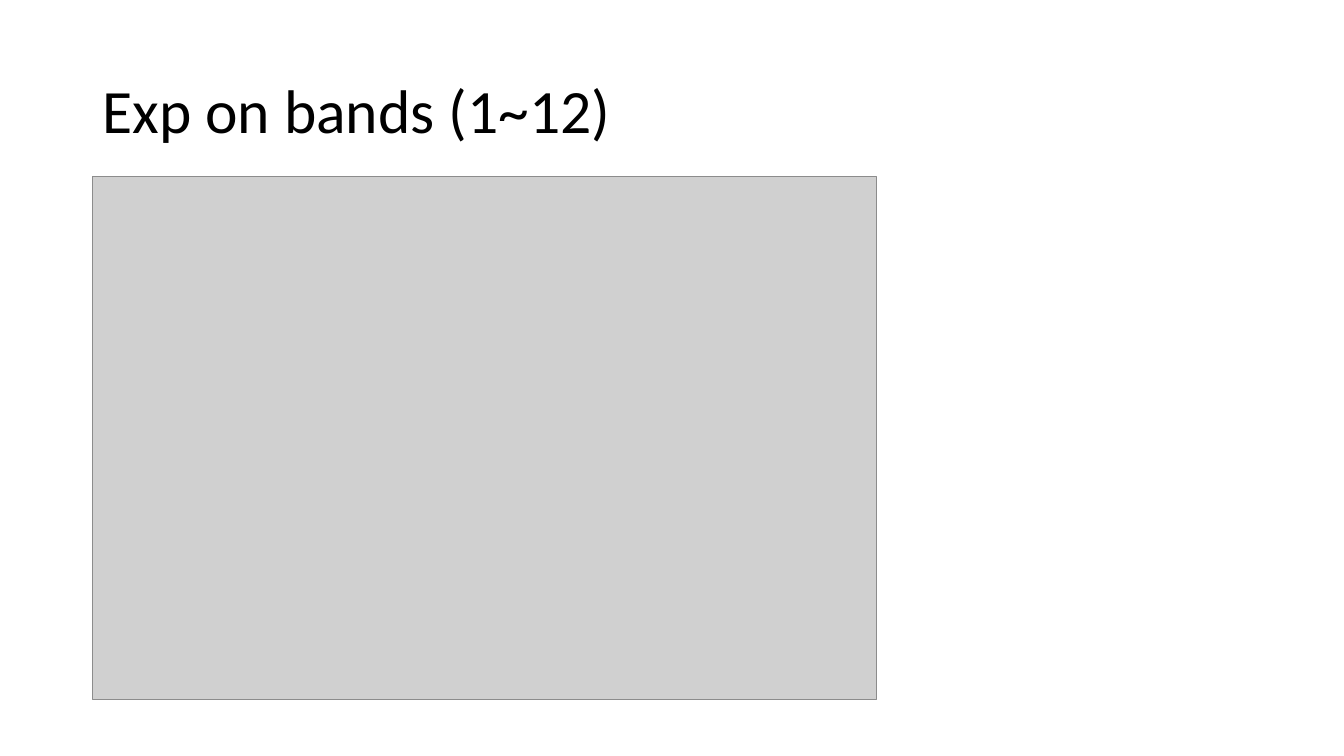
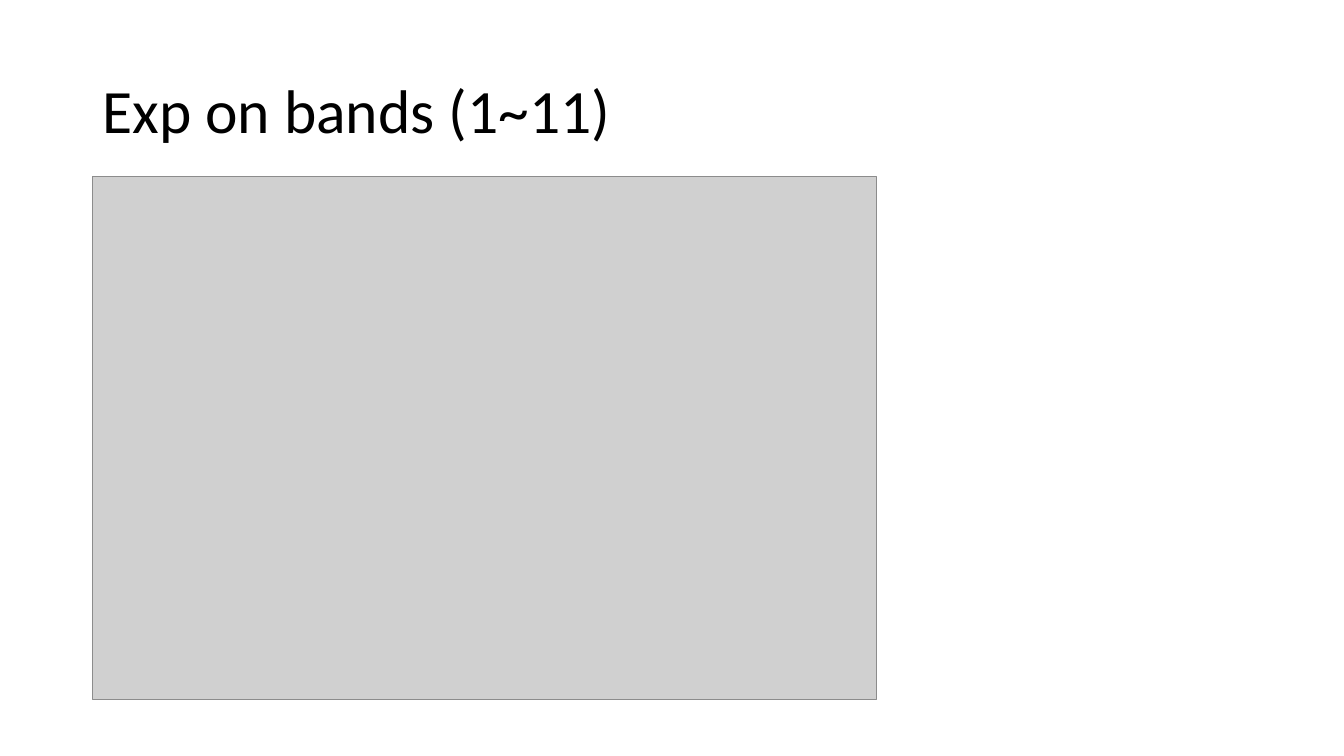
Before and after one commit to ShengCN/Spherical-Harmoincs-Shadows, a slide deck: slide 11 of Checkpoint 2&3.pptx (slide 4 before the commit). Drawn at 1344x756 pixels with LibreOffice and Linux fonts; fonts in the diff are those of the drawing; grey boxes stand for pictures. Boxes give left, top, right and bottom in pixels: in the first picture for what was removed or moved away, otherwise in the second. Text is boxed around its words. In the diff, an @@ line names an element or a change of style, - is before the commit and + after.

```diff
--- a/Checkpoint 2&3.pptx
+++ b/Checkpoint 2&3.pptx
@@ title at box(102, 88, 611, 143): text changed @@
-Exp on bands (1~12)
+Exp on bands (1~11)
```
Also in this commit, not shown: 2 other slides changed, 2 slides added, 7 other files.
